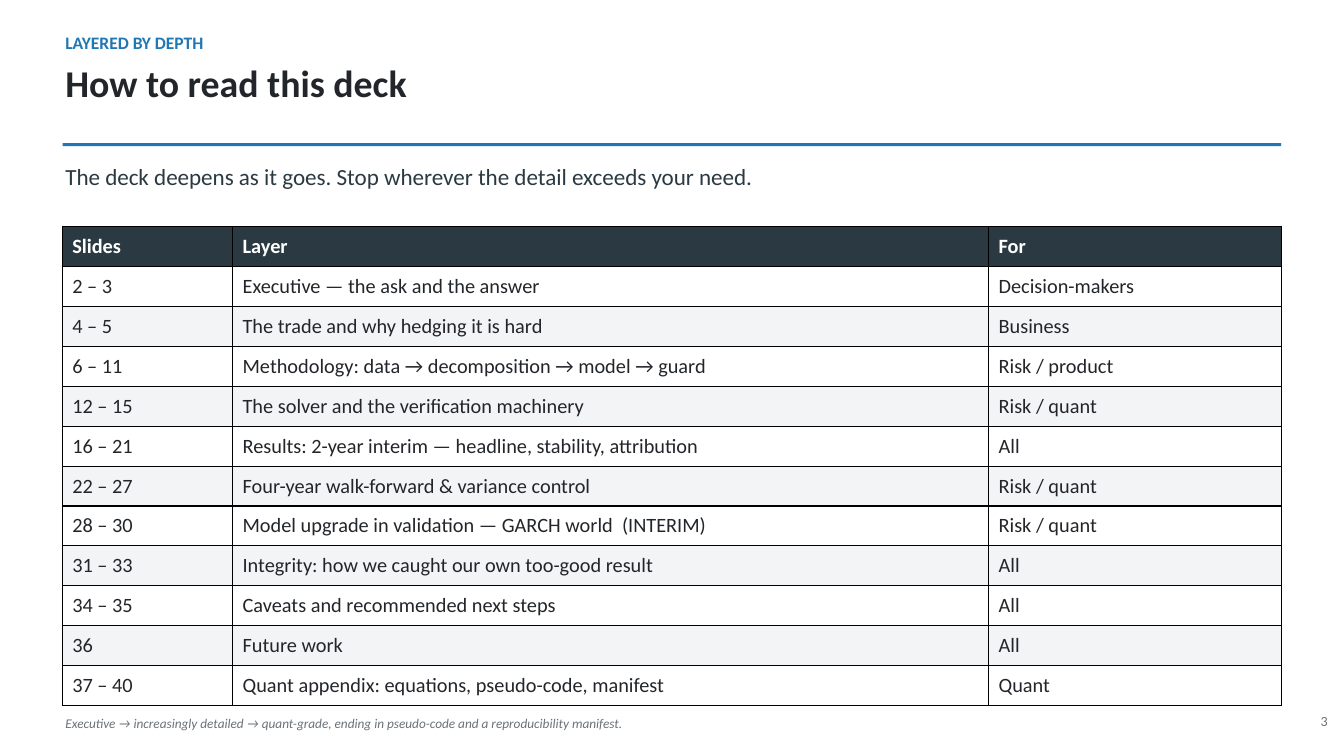
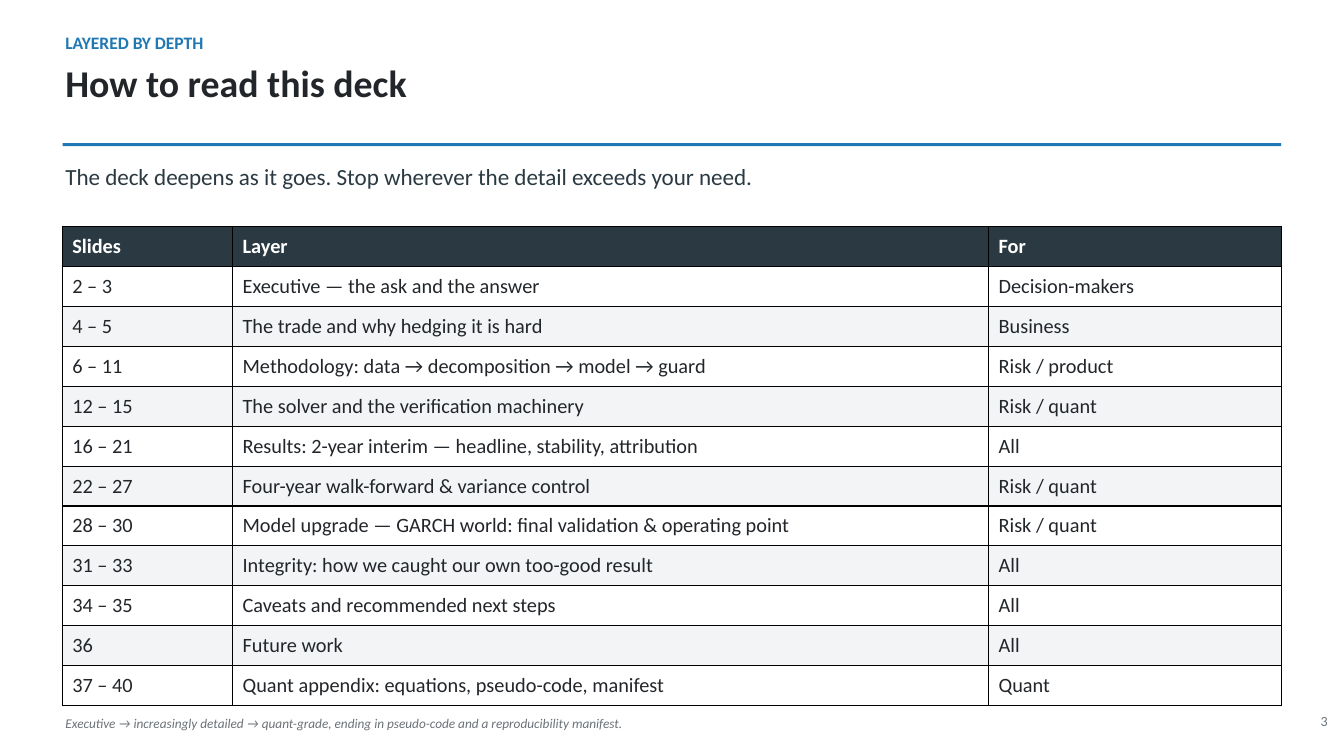
Before and after one commit to sylam/riskflow, a slide deck: slide 3 of artifacts/platinum_hedge_management_deck.pptx. Drawn at 1344x756 pixels with LibreOffice and Linux fonts; fonts in the diff are those of the drawing. Boxes give left, top, right and bottom in pixels: in the first picture for what was removed or moved away, otherwise in the second. Text is boxed around its words. In the diff, an @@ line names an element or a change of style, - is before the commit and + after.

```diff
--- a/artifacts/platinum_hedge_management_deck.pptx
+++ b/artifacts/platinum_hedge_management_deck.pptx
@@ table at bbox=[63, 227, 1281, 706] @@
-row 8, column 2: Model upgrade in validation — GARCH world (INTERIM)
+row 8, column 2: Model upgrade — GARCH world: final validation & operating point
```
Also in this commit, not shown: 5 other slides changed.
